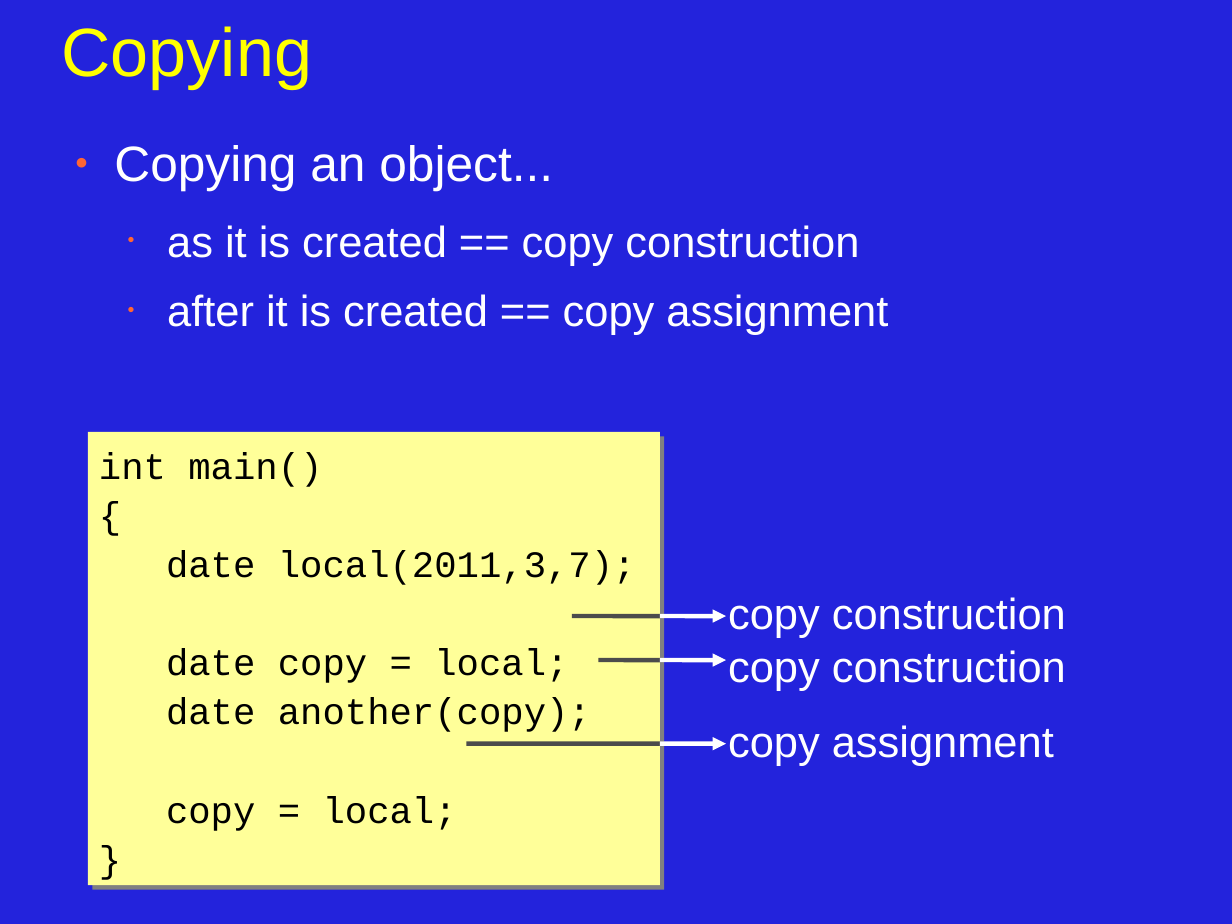
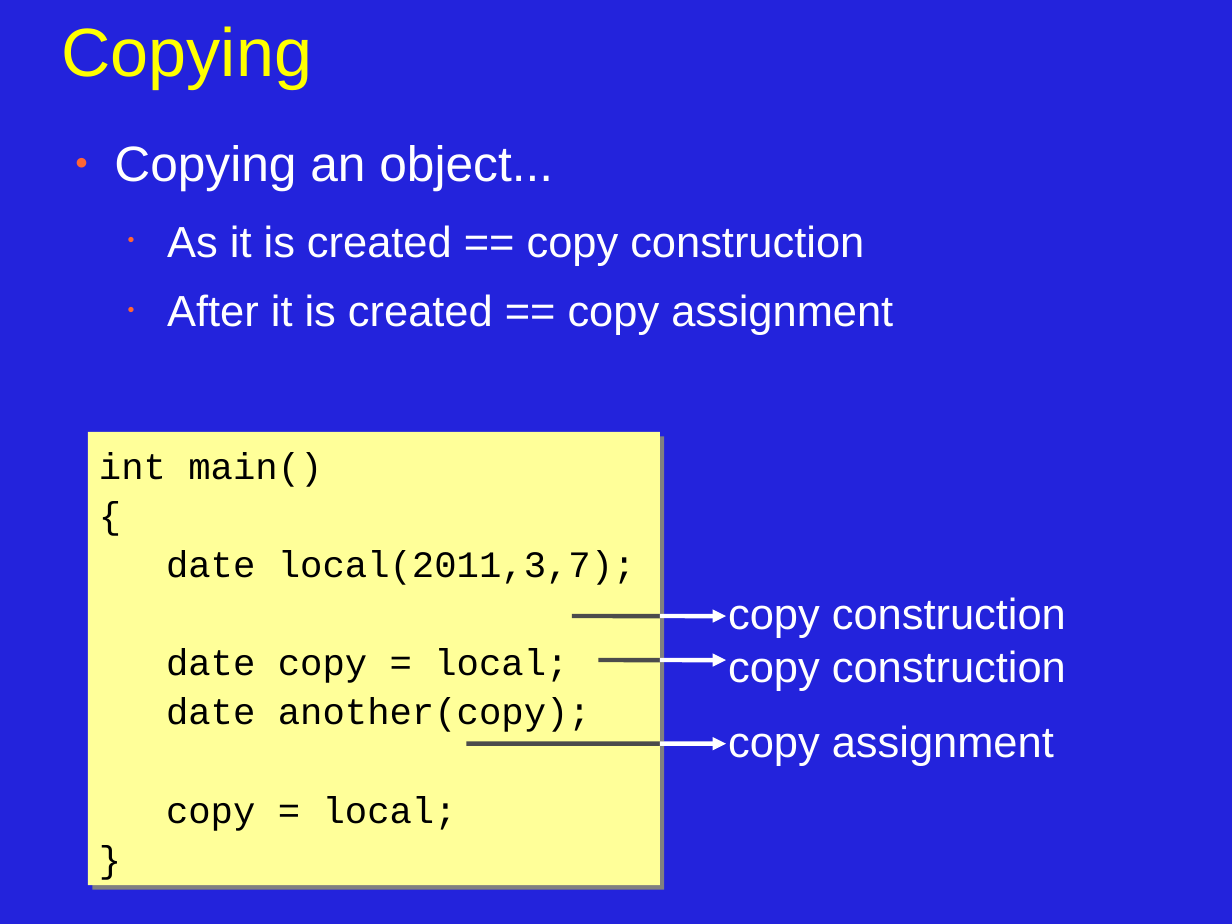
Before and after one commit to JonJagger/two-day-courses, a slide deck: slide 16 of cppf/04_Objects_Classes_and_Lifetime.odp. Drawn at 1232x924 pixels with LibreOffice and Linux fonts; fonts in the diff are those of the drawing. Boxes give left, top, right and bottom in pixels: in the first picture for what was removed or moved away, otherwise in the second. Text is boxed around its words. In the diff, an @@ line names an element or a change of style, - is before the commit and + after.

```diff
--- a/cppf/04_Objects_Classes_and_Lifetime.odp
+++ b/cppf/04_Objects_Classes_and_Lifetime.odp
@@ text at [167, 225, 893, 335]: text changed @@
-  • as it is created == copy construction
-  • after it is created == copy assignment
+  • As it is created == copy construction
+  • After it is created == copy assignment
```
Also in this commit, not shown: 14 other slides changed, 3 slides added, 4 slides removed.
